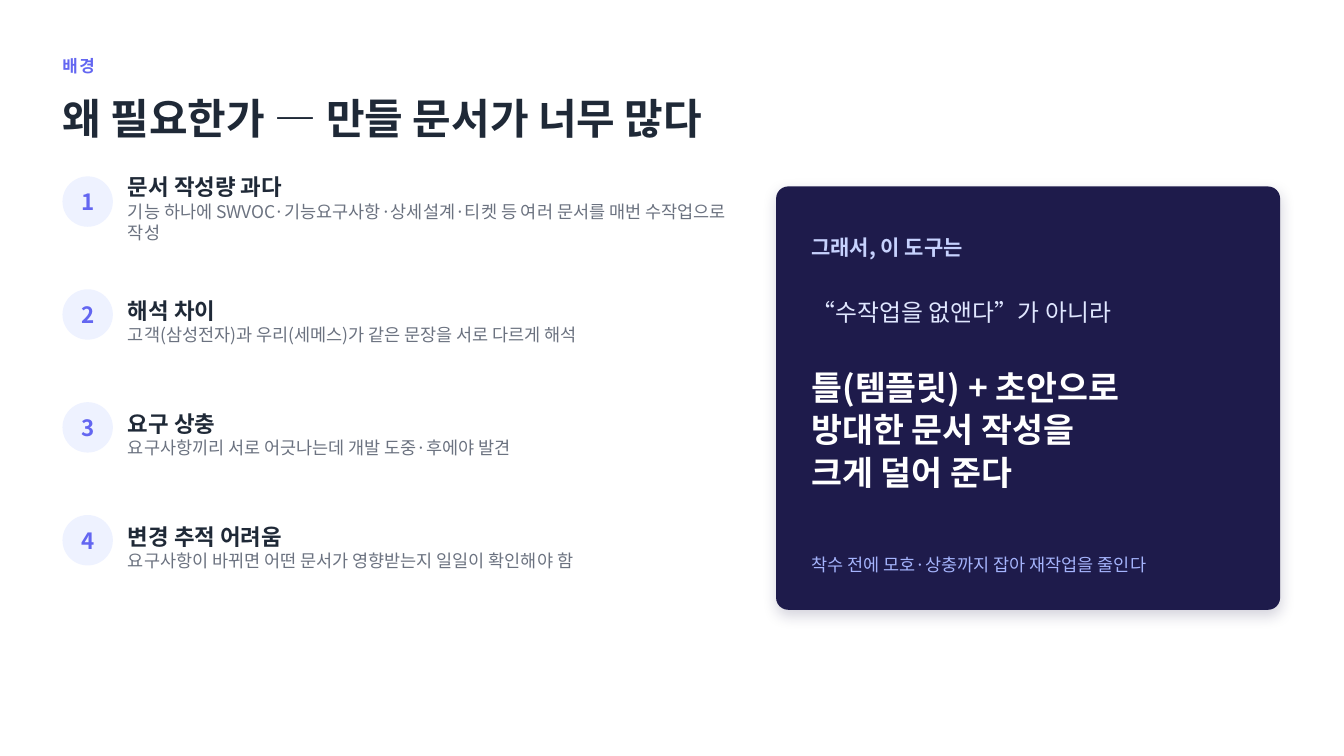
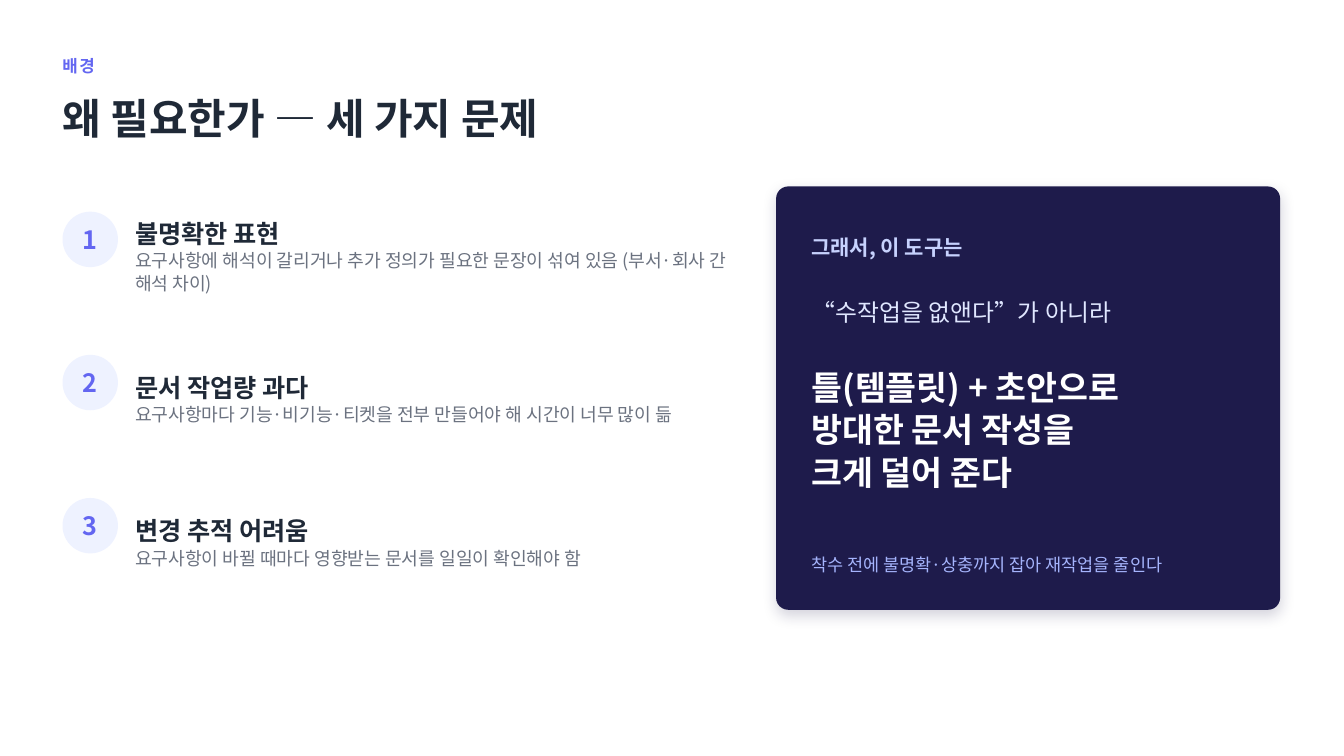
Before and after one commit to jihunhan98/semes-superrookie, a slide deck: slide 2 of docs/진행공유_요구사항자동화.pptx. Drawn at 1344x756 pixels with LibreOffice and Linux fonts; fonts in the diff are those of the drawing. Boxes give left, top, right and bottom in pixels: in the first picture for what was removed or moved away, otherwise in the second. Text is boxed around its words. In the diff, an @@ line names an element or a change of style, - is before the commit and + after.

```diff
--- a/docs/진행공유_요구사항자동화.pptx
+++ b/docs/진행공유_요구사항자동화.pptx
@@ text at (x1=62, y1=98, x2=538, y2=138): text changed @@
-왜 필요한가 — 만들 문서가 너무 많다
+왜 필요한가 — 세 가지 문제
@@ text removed at (x1=128, y1=176, x2=725, y2=241) @@
-문서 작성량 과다
-기능 하나에 SWVOC·기능요구사항·상세설계·티켓 등 여러 문서를 매번 수작업으로 작성
@@ ellipse "1" resized from (x1=63, y1=176, x2=113, y2=227) to (x1=63, y1=212, x2=118, y2=267) @@
@@ text added at (x1=135, y1=221, x2=726, y2=294), 13 pt, text #6B7280 @@
+불명확한 표현
+요구사항에 해석이 갈리거나 추가 정의가 필요한 문장이 섞여 있음 (부서·회사 간 해석 차이)
@@ text removed at (x1=128, y1=300, x2=577, y2=344) @@
-해석 차이
-고객(삼성전자)과 우리(세메스)가 같은 문장을 서로 다르게 해석
@@ ellipse "2" resized from (x1=63, y1=289, x2=113, y2=340) to (x1=63, y1=355, x2=118, y2=410) @@
@@ text added at (x1=135, y1=376, x2=672, y2=423), 13 pt, text #6B7280 @@
+문서 작업량 과다
+요구사항마다 기능·비기능·티켓을 전부 만들어야 해 시간이 너무 많이 듦
@@ text removed at (x1=128, y1=413, x2=511, y2=456) @@
-요구 상충
-요구사항끼리 서로 어긋나는데 개발 도중·후에야 발견
@@ size 16 to 18 pt in 3 elements at (x1=63, y1=212, x2=118, y2=267), (x1=63, y1=355, x2=118, y2=410), (x1=63, y1=498, x2=118, y2=554) @@
@@ ellipse "3" resized from (x1=63, y1=402, x2=113, y2=453) to (x1=63, y1=498, x2=118, y2=554) @@
@@ ellipse removed at (x1=63, y1=515, x2=113, y2=566) @@
-4
@@ text at (x1=135, y1=519, x2=581, y2=567): text changed; size 12.5 to 13 pt @@
-변경 추적 어려움
-요구사항이 바뀌면 어떤 문서가 영향받는지 일일이 확인해야 함
+변경 추적 어려움
+요구사항이 바뀔 때마다 영향받는 문서를 일일이 확인해야 함
@@ text at (x1=811, y1=556, x2=1162, y2=573): text changed @@
-착수 전에 모호·상충까지 잡아 재작업을 줄인다
+착수 전에 불명확·상충까지 잡아 재작업을 줄인다
```
Also in this commit, not shown: 4 other slides changed, 2 slides added, 3 other files.
